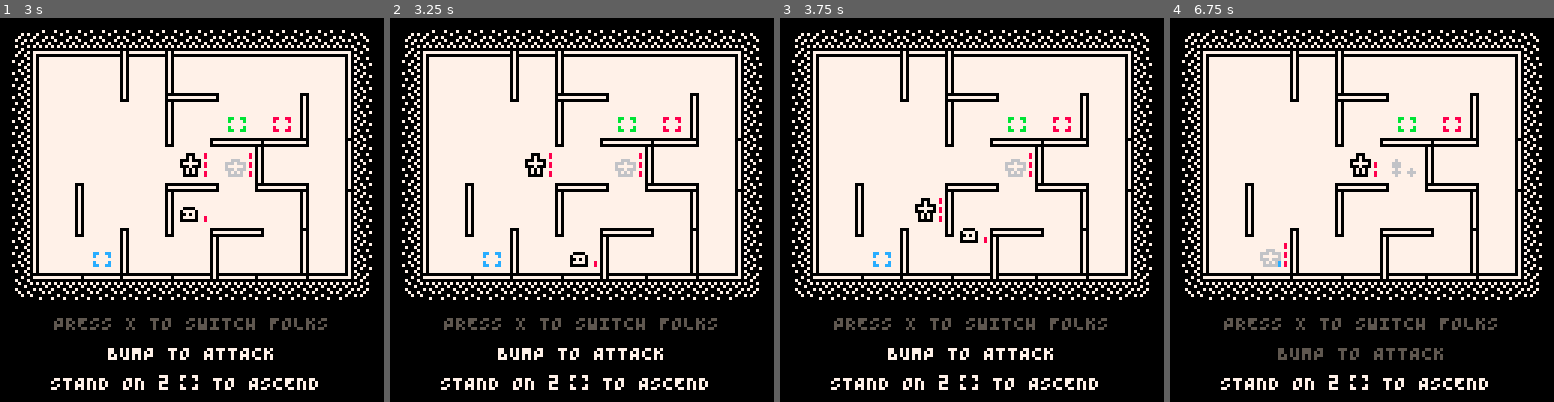
Above: before the commit, frames 1-4 (left to right).
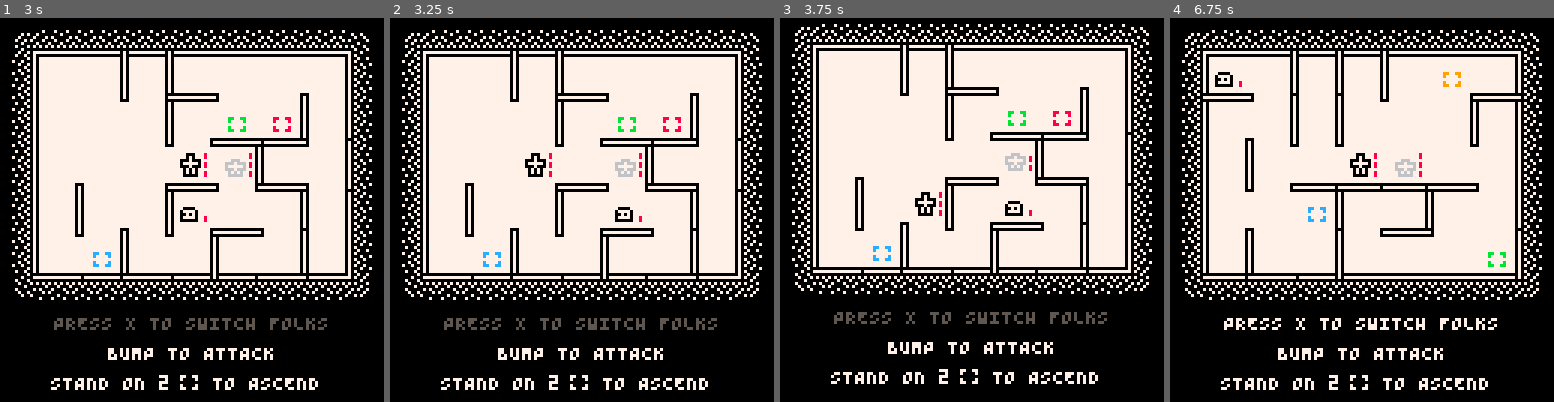
Above: after the commit, the same moments.

Repository: taylordolan/grid-folks
Game: PICO-8 cartridge grid_folks.p8
Two runs of this game, one before a commit and one after it. Both use one fixed random seed, a clock stepped at 60 frames per second and the inputs below.
Inputs:
- Up to frame 1 (3 s): tap X (X key) at 0.33, 1.07, 1.85, 2.97 s; tap O (Z key) at 0.7, 1.7, 2.1, 2.5, 2.9 s; hold Right 1.6-2.1 s; hold Up 2.15-2.42 s; hold Right from 2.47 s (still down)
- Up to frame 2 (3.25 s): release Right at 3.03 s; hold Left from 3.08 s (still down)
- Up to frame 3 (3.75 s): tap O (Z key) at 3.3, 3.7 s; release Left at 3.58 s; hold Down from 3.63 s (still down)
- Up to frame 4 (6.75 s): release Down at 3.97 s; hold Right 4.02-4.68 s; tap X (X key) at 4.08, 5.2, 6.32 s; tap O (Z key) every 0.4 s from 4.1 to 6.5 s; hold Up 4.73-5.03 s; hold Left 5.08-5.68 s; hold Down 5.73-6.03 s; hold Right 6.08-6.58 s; hold Right from 6.63 s (still down)

Frame 1 is identical in both runs. In frame 2, 0.2% of the frame differs, in the area x 46-66%, y 49-65%; in frame 3, 13%, in the area x 3-97%, y 1-97%; in frame 4, 5.7%.

Commit message:
fix grow enemy movement bug

Diff:
--- a/grid_folks.p8
+++ b/grid_folks.p8
@@ -8,7 +8,7 @@
 -- [x] optimize all nested {x,y} loops
 -- [x] optimize pathfinding
 -- [x] even out the potential distance for pads
--- [ ] fix grow enemy deploy bug
+-- [x] fix grow enemy deploy bug
 -- [ ] consider adjusting the quantity of health buttons
 -- [ ] increase the number of turns between spawn rate increases as the game progresses
 -- [ ] stress test enemy pathfinding
@@ -1009,7 +1009,7 @@
 
     -- get valid steps to target
 
-    -- if they're already on the same time, dont move
+    -- if they're already on the same tile, don't move
     if current_dist == 0 then
       return nil
     end
@@ -1061,20 +1061,19 @@
   end
 
   _e.move = function(self)
-    if self.step then
-      set_tile(self, self.step)
-      ani_to(self, {pos_pix(self.step)}, ani_frames, 0)
-      delay = ani_frames
-
-      local friends = self:get_friends()
-      if #friends > 0 then
-        local close_friends = closest(tile(self), friends, false)
-        local friend = close_friends[1]
-        if pair_equal(tile(self), tile(friend)) then
+    if self.health > 0 then
+      -- move, if necessary
+      if self.step then
+        set_tile(self, self.step)
+        ani_to(self, {pos_pix(self.step)}, ani_frames, 0)
+        delay = ani_frames
+      end
+      -- grow, if possible
+      for next in all(board[self.x][self.y]) do
+        if next ~= self and next.sub_type == "grow" then
           self.health = 0
-          friend.health = 0
-          local e_grown = new_e_grown()
-          set_tile(e_grown, tile(self))
+          next.health = 0
+          set_tile(new_e_grown(), tile(self))
         end
       end
     end
@@ -1154,11 +1153,11 @@
   local avoid = avoid or {}
   local closest = {options[1]}
   for i = 2, #options do
-    local a_dist = distance_by_map(avoid and closest[1].dmap_avoid or closest[1].dmap_ideal, start)
-    local b_dist = distance_by_map(avoid and options[1].dmap_avoid or options[1].dmap_ideal, start)
-    if b_dist < a_dist then
+    local now_dist = distance_by_map(avoid and closest[1].dmap_avoid or closest[1].dmap_ideal, start)
+    local new_dist = distance_by_map(avoid and options[i].dmap_avoid or options[i].dmap_ideal, start)
+    if new_dist < now_dist then
       closest = {options[i]}
-    elseif b_dist == a_dist then
+    elseif new_dist == now_dist then
       add(closest, options[i])
     end
   end
